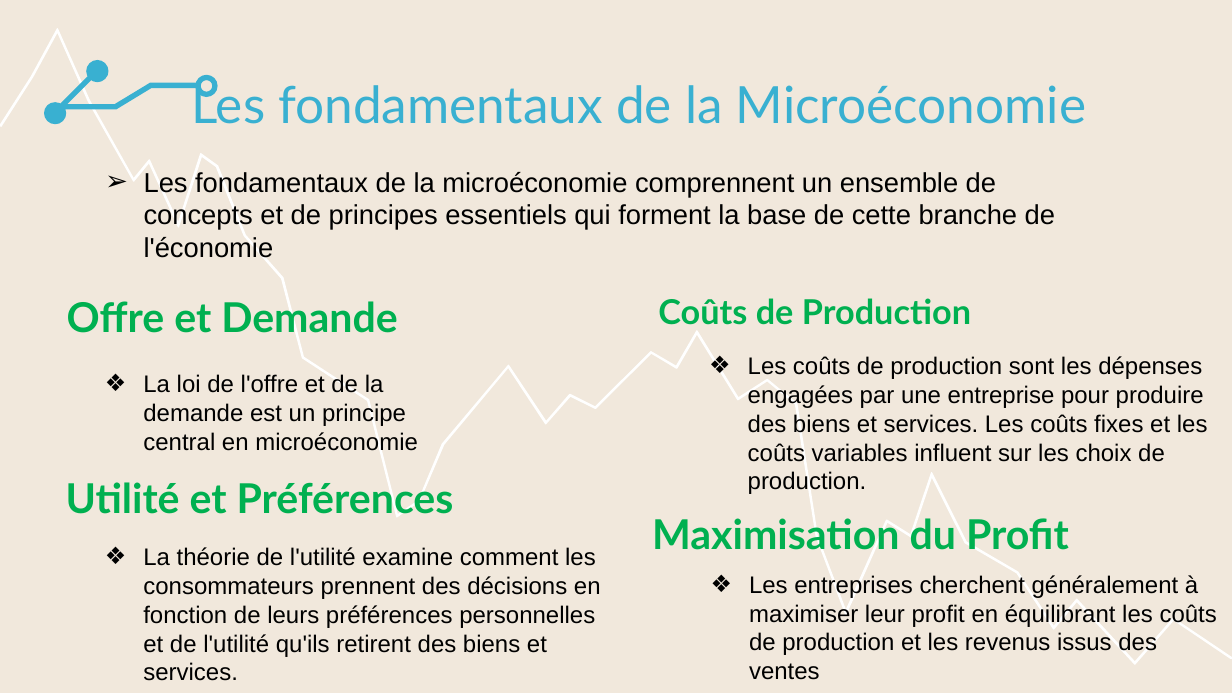
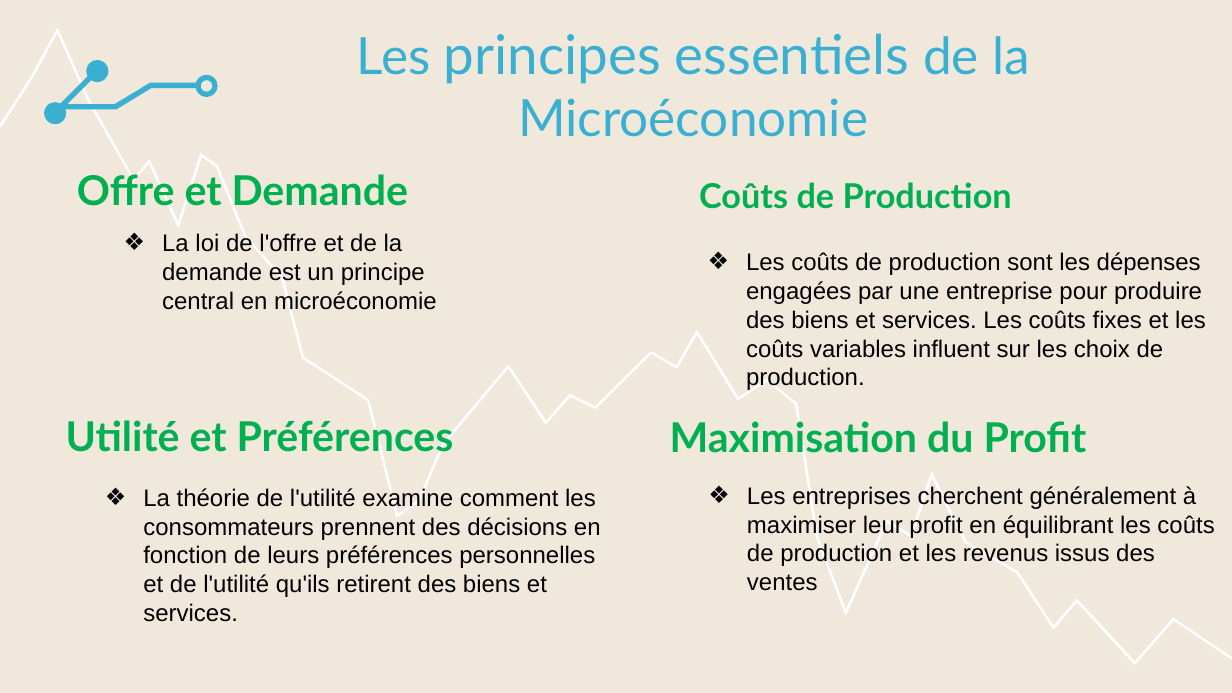
Before and after one commit to bydevmar/Master_MASD_FPO, a slide deck: slide 12 of SEMESTER 1/Mathématiques pour l'économie I/0. Introduction à l'économie/Introduction a l'économie.pptx. Drawn at 1232x693 pixels with LibreOffice and Linux fonts; fonts in the diff are those of the drawing. Boxes give left, top, right and bottom in pixels: in the first picture for what was removed or moved away, otherwise in the second. Text is boxed around its words. In the diff, an @@ line names an element or a change of style, - is before the commit and + after.

```diff
--- a/SEMESTER 1/Mathématiques pour l'économie I/0. Introduction à l'économie/Introduction a l'économie.pptx
+++ b/SEMESTER 1/Mathématiques pour l'économie I/0. Introduction à l'économie/Introduction a l'économie.pptx
@@ title at (x1=357, y1=33, x2=1030, y2=137): text changed @@
-Les fondamentaux de la Microéconomie
+Les principes essentiels de la Microéconomie
@@ text "Offre et Demande" moved from (x1=67, y1=301, x2=398, y2=333) to (x1=77, y1=174, x2=409, y2=206) @@
@@ text removed at (x1=144, y1=172, x2=1055, y2=258) @@
-➢ Les fondamentaux de la microéconomie comprennent un ensemble de concepts et de principes essentiels qui forment la base de cette branche de l'économie
@@ text "Coûts de Production" moved from (x1=658, y1=298, x2=971, y2=325) to (x1=699, y1=182, x2=1012, y2=209) @@
@@ text "La loi de l'offre et ..." moved from (x1=143, y1=374, x2=418, y2=451) to (x1=162, y1=233, x2=437, y2=310) @@
@@ text "Les coûts de production sont ..." moved from (x1=748, y1=356, x2=1208, y2=494) to (x1=746, y1=252, x2=1206, y2=390) @@
@@ text "Utilité et Préférences" moved from (x1=66, y1=482, x2=454, y2=514) to (x1=66, y1=420, x2=454, y2=452) @@
@@ text "Maximisation du Profit" moved from (x1=652, y1=518, x2=1069, y2=550) to (x1=670, y1=421, x2=1087, y2=453) @@
@@ text "La théorie de l'utilité examine ..." moved from (x1=143, y1=547, x2=601, y2=681) to (x1=143, y1=488, x2=601, y2=622) @@
@@ text "Les entreprises cherchent généralement à ..." moved from (x1=749, y1=575, x2=1217, y2=680) to (x1=747, y1=486, x2=1214, y2=591) @@
```
Also in this commit, not shown: 5 other slides changed.
